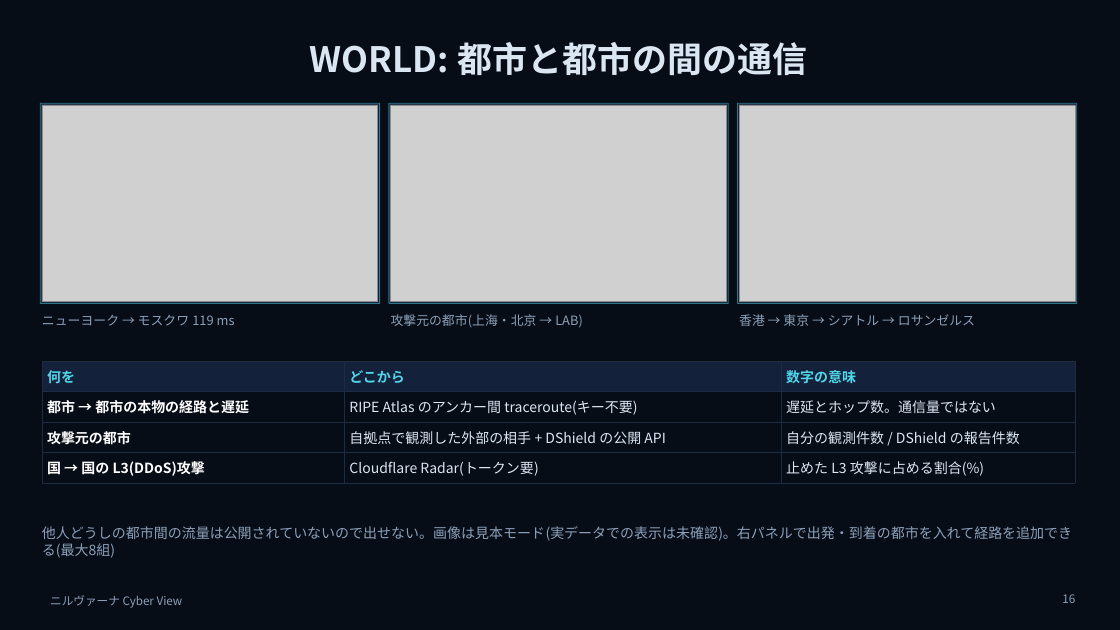
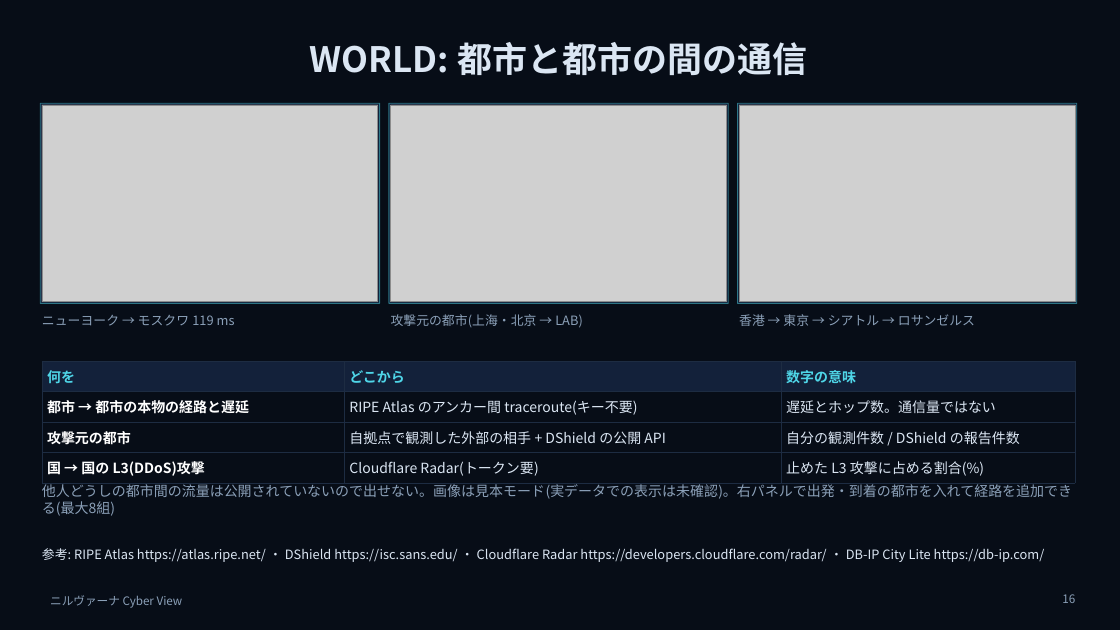
Before and after one commit to w-index-m/network-lab-emulator, a slide deck: slide 16 of docs/nirvana-introduction.pptx. Drawn at 1120x630 pixels with LibreOffice and Linux fonts; fonts in the diff are those of the drawing; grey boxes stand for pictures. Boxes give left, top, right and bottom in pixels: in the first picture for what was removed or moved away, otherwise in the second. Text is boxed around its words. In the diff, an @@ line names an element or a change of style, - is before the commit and + after.

```diff
--- a/docs/nirvana-introduction.pptx
+++ b/docs/nirvana-introduction.pptx
@@ text "他人どうしの都市間の流量は公開されていないので出せない。画像は見本モード(実データでの表示は未確認)。右パネルで出発・到 ...": place and size @@
-text "他人どうしの都市間の流量は公開されていないので出せない。画像は見本モード(実データでの表示は未確認)。右パネルで出発・到 ..." at [42,526,1072,558]
+text "他人どうしの都市間の流量は公開されていないので出せない。画像は見本モード(実データでの表示は未確認)。右パネルで出発・到 ..." at [42,483,1072,516]
@@ text added at [42,548,1045,562], 11 pt, text #DBE6F3 @@
+参考: RIPE Atlas https://atlas.ripe.net/ ・ DShield https://isc.sans.edu/ ・ Cloudflare Radar https://developers.cloudflare.com/radar/ ・ DB-IP City Lite https://db-ip.com/
```
Also in this commit, not shown: 1 other file.
